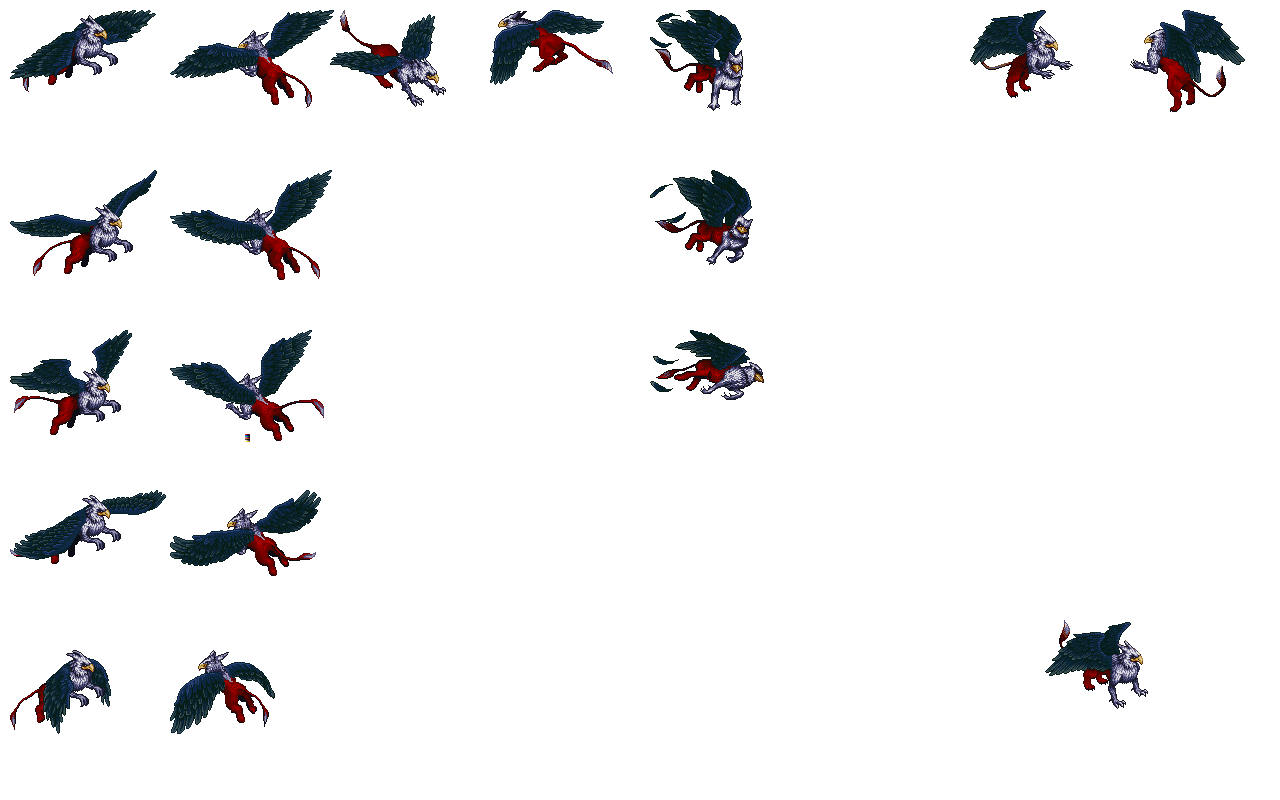
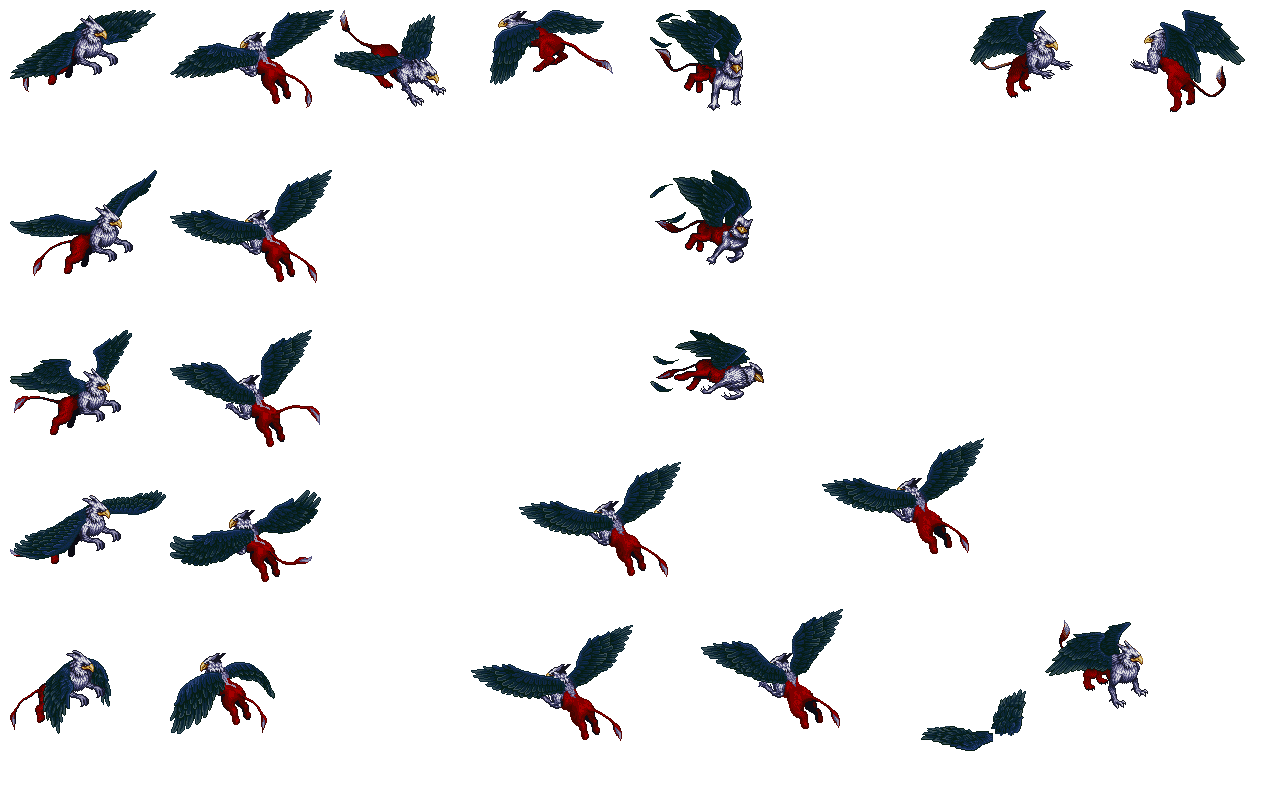
The second w=1280, h=800 image is a revision of the first. Changes to its layers:
painted on "wings2" over 69, 46, 1026, 751
painted on "head2" over 82, 30, 984, 682
hid "colors" over 245, 434, 250, 442
painted on "back2" over 92, 32, 708, 733
renamed "beak" to "scraps", moved it below "back", painted on it over 82, 30, 1026, 741
